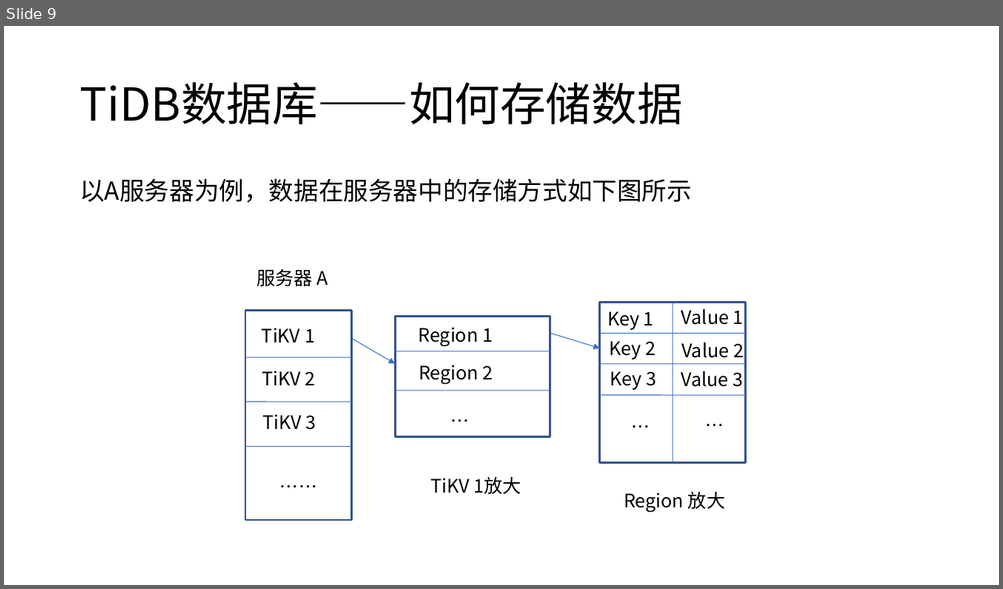
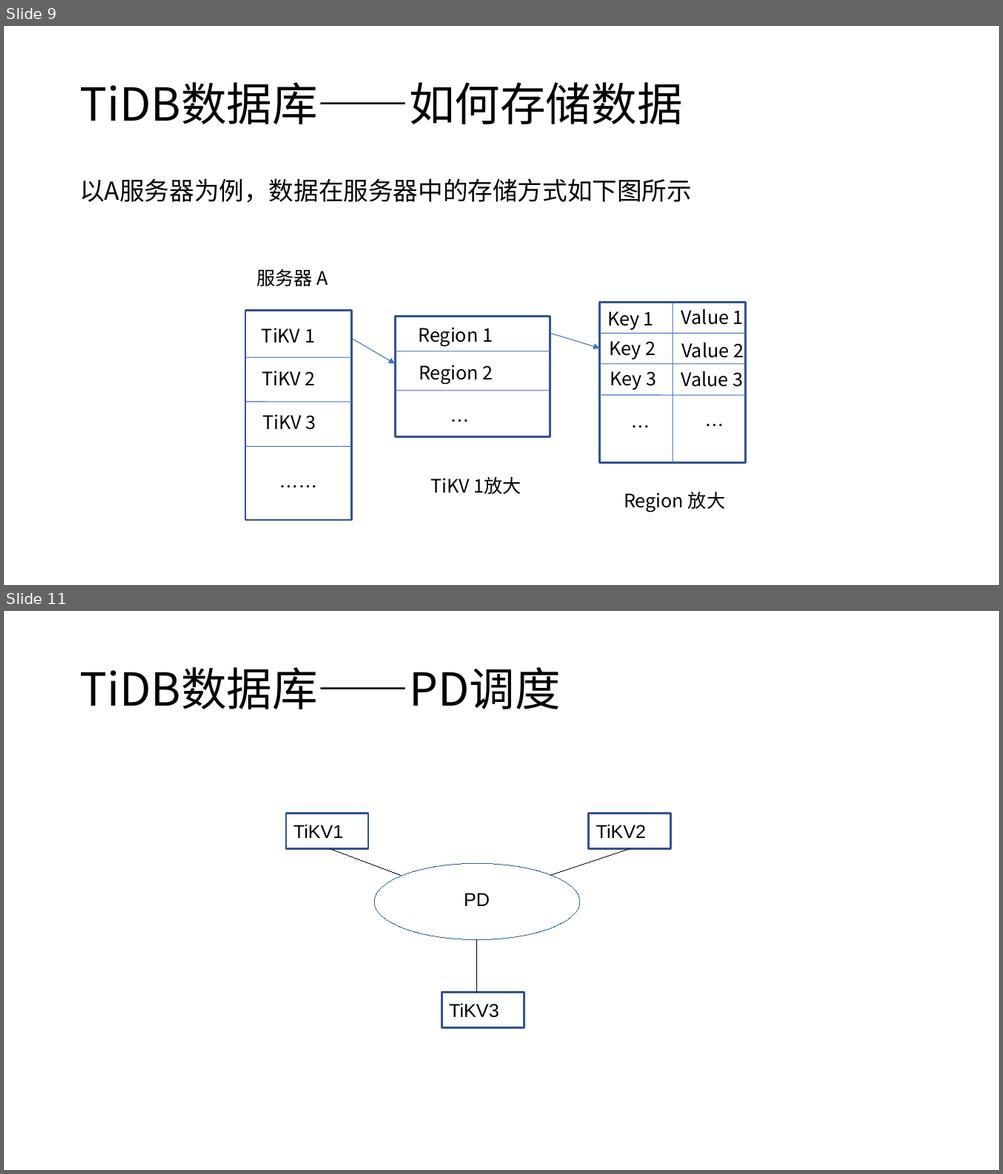
Before and after one commit to Doris404/Study-paper-channel, a slide deck: Chai' project/study material/notes/TiDB项目.pptx. Shown one above the other, each under a label of ours: slide 9 before the commit, slides 9 and 11 after it; the slides between them are not shown. The pictures are 1003x589 and 1003x1174 pixels, drawn with LibreOffice and Linux fonts; fonts in the diff are those of the drawing. Boxes give left, top, right and bottom in pixels: in the first picture for what was removed or moved away, otherwise in the second. Text is boxed around its words. In the diff, an @@ line names an element or a change of style, - is before the commit and + after.

```diff
--- a/Chai' project/study material/notes/TiDB项目.pptx
+++ b/Chai' project/study material/notes/TiDB项目.pptx
@@ slide 11 added at <box>4,611,999,1170</box>, background #FFFFFF @@
@@ text added at <box>79,667,560,709</box>, 44 pt, text #000000 @@
+TiDB数据库——PD调度
@@ rectangle added at <box>286,814,368,849</box>, fill #FFFFFF, outline #325491 2 pt, 18 pt, text #000000 @@
+TiKV1
@@ rectangle added at <box>588,814,670,849</box>, fill #FFFFFF, outline #325491 2 pt, 18 pt, text #000000 @@
+TiKV2
@@ line added from (330, 849) to (400, 875), #000000 0.75 pt @@
@@ line added from (550, 875) to (630, 849), #000000 0.75 pt @@
@@ ellipse added at <box>374,864,580,940</box>, fill #FFFFFF, outline #3465A4 0.75 pt @@
@@ text added at <box>464,893,489,906</box>, 18 pt, text #000000 @@
+PD
@@ line added from (477, 940) to (477, 993), #000000 0.75 pt @@
@@ rectangle added at <box>442,993,524,1028</box>, fill #FFFFFF, outline #325491 2 pt, 18 pt, text #000000 @@
+TiKV3
```
Also in this commit, not shown: 6 slides changed, 10 other slides added, 2 slides removed, 1 other file.
